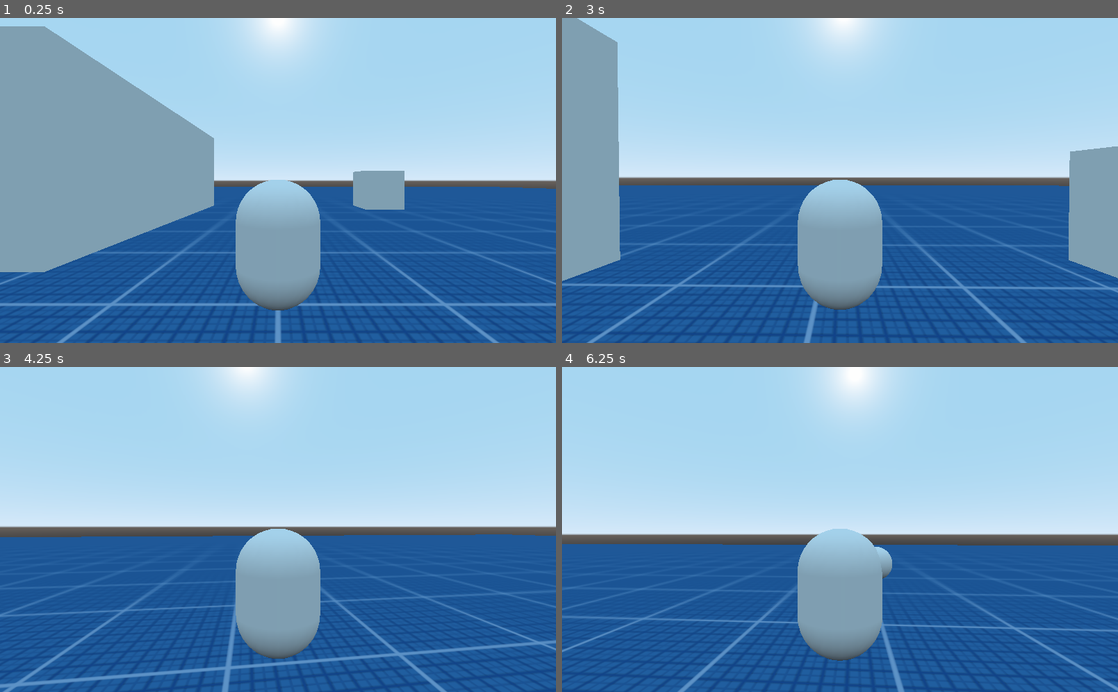
Above: before the commit, frames 1-4 (two rows, left to right).
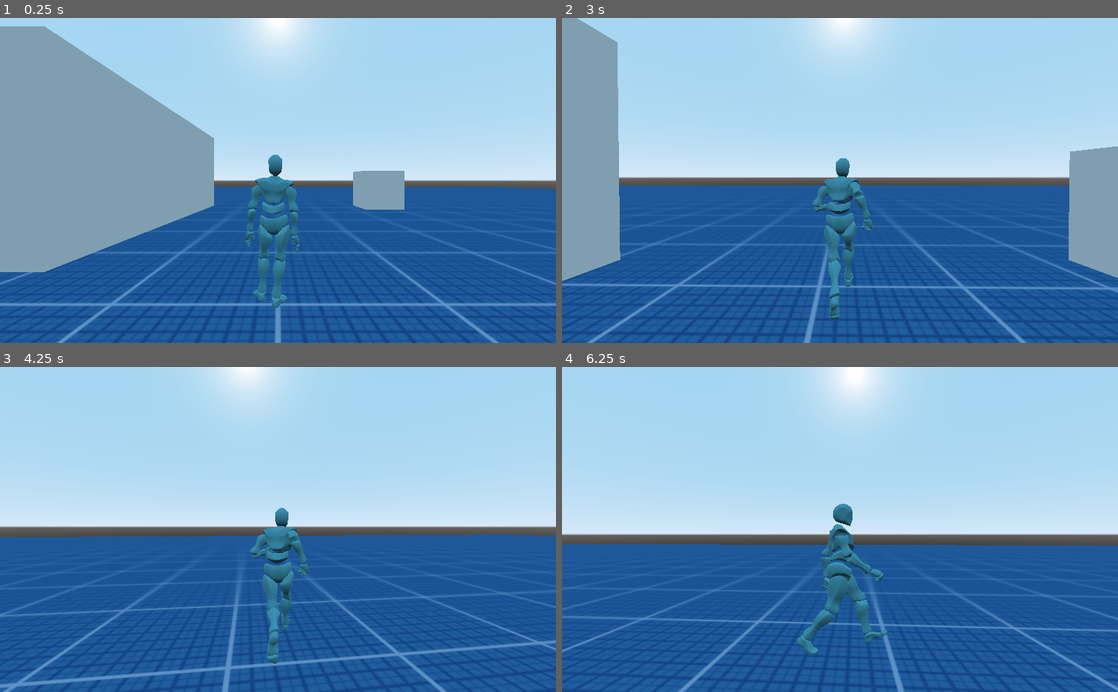
Above: after the commit, the same moments.

Repository: LucasHaug/CompGrafica
Game: Godot game, scene res://scenes/PlayerTestWorld/PlayerTestWorld.tscn
The game is run twice, just before and just after one commit, with the same random seed, the same clock (stepped at 60 frames per second) and the same inputs. This scene is started directly instead of the project's main scene.
Inputs (mouse positions are in pixels of both pictures, inside the frame that each line leads up to):
- Up to frame 1 (0.25 s): no input
- Up to frame 2 (3 s): move the mouse to (867, 180) at 0.52 s; hold Shift (sprint) 0.53-1.28 s; hold W (forward) from 0.53 s (still down); move the mouse to (812, 180) at 1.27 s; tap Shift (sprint) at 1.35, 2.85 s; move the mouse to (851, 174) at 2.02 s; hold Shift (sprint) 2.03-2.78 s; click (851, 174) at 2.1 s; move the mouse to (834, 187) at 2.77 s
- Up to frame 3 (4.25 s): keep holding W (forward); move the mouse to (316, 532) at 3.52 s; hold Shift (sprint) from 3.53 s (still down)
- Up to frame 4 (6.25 s): move the mouse to (795, 526) at 4.27 s; release Shift (sprint) at 4.28 s; click (795, 526) at 4.35 s; tap Shift (sprint) at 4.55, 5.85 s; move the mouse to (845, 529) at 5.02 s; hold Shift (sprint) 5.03-5.78 s; move the mouse to (817, 523) at 5.77 s; release W (forward) at 5.78 s; hold D (right) from 5.78 s (still down)

The runs differ from the first frame. In frame 1, 5.4% of the frame differs, in the area x 42-58%, y 42-90%; in frame 2, 5.4%; in frame 3, 5.4%; in frame 4, 5.8%, in the area x 42-60%, y 42-91%.

Commit message:
🚧 💥 Add basic animation to player

Diff:
--- /dev/null
+++ b/Unnamed/scenes/Player/AnimationBlendTree.tres
@@ -0,0 +1,83 @@
+[gd_resource type="AnimationNodeBlendTree" load_steps=19 format=2]
+
+[sub_resource type="AnimationNodeAnimation" id=2]
+animation = "Bored Idle-loop"
+
+[sub_resource type="AnimationNodeAnimation" id=3]
+animation = "Idle-loop"
+
+[sub_resource type="AnimationNodeAnimation" id=4]
+animation = "Searching Idle-loop"
+
+[sub_resource type="AnimationNodeAnimation" id=5]
+animation = "Standing Idle-loop"
+
+[sub_resource type="AnimationNodeStateMachineTransition" id=6]
+xfade_time = 0.3
+
+[sub_resource type="AnimationNodeStateMachineTransition" id=7]
+switch_mode = 2
+auto_advance = true
+xfade_time = 0.3
+
+[sub_resource type="AnimationNodeStateMachineTransition" id=8]
+xfade_time = 0.3
+
+[sub_resource type="AnimationNodeStateMachineTransition" id=9]
+switch_mode = 2
+auto_advance = true
+xfade_time = 0.3
+
+[sub_resource type="AnimationNodeStateMachineTransition" id=10]
+xfade_time = 0.3
+
+[sub_resource type="AnimationNodeStateMachineTransition" id=11]
+xfade_time = 0.3
+
+[sub_resource type="AnimationNodeStateMachineTransition" id=12]
+xfade_time = 0.3
+
+[sub_resource type="AnimationNodeStateMachineTransition" id=13]
+xfade_time = 0.3
+
+[sub_resource type="AnimationNodeStateMachine" id=14]
+"states/Bored Idle/node" = SubResource( 2 )
+"states/Bored Idle/position" = Vector2( 194, 103 )
+states/Idle/node = SubResource( 3 )
+states/Idle/position = Vector2( 376, 103 )
+"states/Searching Idle/node" = SubResource( 4 )
+"states/Searching Idle/position" = Vector2( 570, 103 )
+"states/Standing Idle-loop/node" = SubResource( 5 )
+"states/Standing Idle-loop/position" = Vector2( 376, -27.5608 )
+transitions = [ "Idle", "Bored Idle", SubResource( 6 ), "Bored Idle", "Idle", SubResource( 7 ), "Idle", "Searching Idle", SubResource( 8 ), "Searching Idle", "Idle", SubResource( 9 ), "Standing Idle-loop", "Idle", SubResource( 10 ), "Bored Idle", "Standing Idle-loop", SubResource( 11 ), "Searching Idle", "Standing Idle-loop", SubResource( 12 ), "Idle", "Standing Idle-loop", SubResource( 13 ) ]
+start_node = "Standing Idle-loop"
+graph_offset = Vector2( 0, -118.338 )
+
+[sub_resource type="AnimationNodeBlend3" id=15]
+
+[sub_resource type="AnimationNodeAnimation" id=16]
+animation = "Running-loop"
+
+[sub_resource type="AnimationNodeTimeScale" id=17]
+
+[sub_resource type="AnimationNodeAnimation" id=18]
+animation = "Walking-loop"
+
+[sub_resource type="AnimationNodeTimeScale" id=19]
+
+[resource]
+graph_offset = Vector2( -130.625, -121.559 )
+nodes/idle_fsm/node = SubResource( 14 )
+nodes/idle_fsm/position = Vector2( 60, -80 )
+nodes/iwr_blend/node = SubResource( 15 )
+nodes/iwr_blend/position = Vector2( 480, 20 )
+nodes/output/position = Vector2( 760, -60 )
+nodes/run/node = SubResource( 16 )
+nodes/run/position = Vector2( 60, 200 )
+nodes/run_scale/node = SubResource( 17 )
+nodes/run_scale/position = Vector2( 280, 200 )
+nodes/walk/node = SubResource( 18 )
+nodes/walk/position = Vector2( 60, 60 )
+nodes/walk_scale/node = SubResource( 19 )
+nodes/walk_scale/position = Vector2( 280, 60 )
+node_connections = [ "output", 0, "iwr_blend", "iwr_blend", 0, "idle_fsm", "iwr_blend", 1, "walk_scale", "iwr_blend", 2, "run_scale", "walk_scale", 0, "walk", "run_scale", 0, "run" ]
--- /dev/null
+++ b/Unnamed/scenes/Player/AnimationController.gd
@@ -0,0 +1,36 @@
+extends Node
+
+export(NodePath) onready var anim_tree = self.get_node(anim_tree) as AnimationTree
+
+const WALK_SCALE : float = 1.0
+const RUN_SCALE : float = 1.0
+
+var iwr_blend_setpoint : float = -1 # starts at idle
+var moving_speed : float = 0
+
+func _idle_callback():
+	iwr_blend_setpoint = -1
+	anim_tree.get("parameters/playback").travel("idle")
+
+
+func _walk_callback(mov_speed : float):
+	iwr_blend_setpoint = 0
+	moving_speed = mov_speed
+	anim_tree.get("parameters/playback").travel("walk")
+
+
+func _run_callback(mov_speed : float):
+	iwr_blend_setpoint = 1
+	anim_tree.get("parameters/playback").travel("run")
+
+
+func _ready():
+	var my_player : Spatial = self.get_parent()
+	my_player.connect("walk_signal", self, "_walk_callback")
+	my_player.connect("run_signal", self, "_run_callback")
+	my_player.connect("idle_signal", self, "_idle_callback")
+
+func _physics_process(delta):
+	pass
+#	var actual_iwr_blend : float = anim_tree.get("parameters/iwr_blend/blend_amount")
+#	anim_tree.set("parameters/iwr_blend/blend_amount", lerp(actual_iwr_blend, iwr_blend_setpoint, delta * 5))
--- a/Unnamed/scenes/Player/Player.gd
+++ b/Unnamed/scenes/Player/Player.gd
@@ -1,6 +1,7 @@
 extends KinematicBody
 
-#export (NodePath) onready var body = self.get_node(body) as Position3D
+export(NodePath) onready var visual = self.get_node(visual) as Spatial
+export(NodePath) onready var camroot = self.get_node(camroot) as Spatial
 
 const g : float = -20.0 # m/s²
 
@@ -16,43 +17,64 @@
 #var de_acc : float = 5 # m/s²
 var angular_acceleration : float = 7 # º/s²
 
-
 #var has_jumped : bool = false
 #var jump_initial_vel : float = 5 # m/s
 
-# Called when the node enters the scene tree for the first time.
-func _ready():
-	pass # Replace with function body.
+enum anim_signals {
+	WALK,
+	RUN,
+	IDLE
+}
+
+var cur_signal : int = anim_signals.IDLE
+var cur_mov_speed : float = 0
+
+signal walk_signal(mov_speed)
+signal run_signal(mov_speed)
+signal idle_signal()
 
 
-# Called every frame. 'delta' is the elapsed time since the previous frame.
+func _ready():
+	pass
+
+
 func _physics_process(delta):
 
-	var h_rot : float = $Camroot/h.global_transform.basis.get_euler().y
+	var h_rot : float = camroot.get_child(0).global_transform.basis.get_euler().y
 
-
-	if Input.is_action_pressed("forward") ||  Input.is_action_pressed("backward") ||  Input.is_action_pressed("left") ||  Input.is_action_pressed("right"):
+	if Input.is_action_pressed("forward") or Input.is_action_pressed("backward") or Input.is_action_pressed("left") or Input.is_action_pressed("right"):
 		var input_left : float = Input.get_action_strength("left") - Input.get_action_strength("right")
 		var input_forward : float = Input.get_action_strength("forward") - Input.get_action_strength("backward")
+		var walk_multiplier : float = 1
 
-		# Map from square to circle
-		var mapped_left : float = input_left * sqrt(1 - input_forward*input_forward / 2)
-		var mapped_forward : float = input_forward * sqrt(1 - input_left*input_left / 2)
+		direction = Vector3(-input_left, 0,-input_forward)
 
-		direction = Vector3(-mapped_left, 0,-mapped_forward)
+		if direction.length_squared() < 0.3:
+			walk_multiplier = 0.5
+
 		direction = direction.rotated(Vector3.UP, h_rot).normalized()
 
-		if Input.is_action_pressed("sprint"): #&& $AnimationTree.get("parameters/aim_transition/current") == 1:
+		if Input.is_action_pressed("sprint"):
 			movement_speed = run_speed
-#			$AnimationTree.set("parameters/iwr_blend/blend_amount", lerp($AnimationTree.get("parameters/iwr_blend/blend_amount"), 1, delta * acceleration))
+
+			if cur_signal != anim_signals.RUN:
+				self.emit_signal("run_signal", movement_speed)
+				cur_signal = anim_signals.RUN
 		else:
-			movement_speed = walk_speed
-#			$AnimationTree.set("parameters/iwr_blend/blend_amount", lerp($AnimationTree.get("parameters/iwr_blend/blend_amount"), 0, delta * acceleration))
+			movement_speed = walk_speed * walk_multiplier
+
+			if cur_signal != anim_signals.WALK or cur_mov_speed != movement_speed:
+				self.emit_signal("walk_signal", movement_speed)
+				cur_signal = anim_signals.WALK
+				cur_mov_speed = movement_speed
 	else:
 		movement_speed = 0
 
+		if cur_signal != anim_signals.IDLE:
+			self.emit_signal("idle_signal")
+			cur_signal = anim_signals.IDLE
+
 	velocity = lerp(velocity, direction * movement_speed, acceleration * delta)
-
 
 	move_and_slide(velocity + Vector3.UP * vertical_velocity, Vector3.UP)
 
@@ -61,7 +83,7 @@
 	else:
 		vertical_velocity = 0
 
-	$Mesh.rotation.y = lerp_angle($Mesh.rotation.y, atan2(-direction.x, -direction.z), angular_acceleration * delta)
+	visual.rotation.y = lerp_angle(visual.rotation.y, atan2(-direction.x, -direction.z), angular_acceleration * delta)
 
 
 #	vel.y += g * delta
@@ -90,7 +112,7 @@
 
 #	print(actual_vel)
 
-func _input(event):
+func _input(_event):
 	pass
 #
 #	if Input.is_action_just_pressed("jump"):
--- a/Unnamed/scenes/Player/Player.tscn
+++ b/Unnamed/scenes/Player/Player.tscn
@@ -1,22 +1,80 @@
-[gd_scene load_steps=6 format=2]
+[gd_scene load_steps=21 format=2]
 
 [ext_resource path="res://scenes/Player/Player.gd" type="Script" id=1]
 [ext_resource path="res://scenes/Player/Camera.gd" type="Script" id=2]
+[ext_resource path="res://scenes/Player/ybot.tscn" type="PackedScene" id=3]
+[ext_resource path="res://scenes/Player/AnimationController.gd" type="Script" id=4]
 
-[sub_resource type="CapsuleMesh" id=1]
-radius = 0.5
-mid_height = 0.5
-
-[sub_resource type="SphereMesh" id=2]
-radius = 0.2
-height = 0.4
-
-[sub_resource type="CapsuleShape" id=3]
+[sub_resource type="CapsuleShape" id=1]
 radius = 0.5
 height = 0.5
 
+[sub_resource type="AnimationNodeAnimation" id=2]
+animation = "Standing Idle-loop"
+
+[sub_resource type="AnimationNodeAnimation" id=3]
+animation = "Running-loop"
+
+[sub_resource type="AnimationNodeTimeScale" id=4]
+
+[sub_resource type="AnimationNodeBlendTree" id=5]
+nodes/Animation/node = SubResource( 3 )
+nodes/Animation/position = Vector2( 120, 140 )
+nodes/output/position = Vector2( 500, 160 )
+nodes/scale/node = SubResource( 4 )
+nodes/scale/position = Vector2( 320, 140 )
+node_connections = [ "scale", 0, "Animation", "output", 0, "scale" ]
+
+[sub_resource type="AnimationNodeAnimation" id=6]
+animation = "Walking-loop"
+
+[sub_resource type="AnimationNodeTimeScale" id=7]
+
+[sub_resource type="AnimationNodeBlendTree" id=8]
+nodes/Animation/node = SubResource( 6 )
+nodes/Animation/position = Vector2( 100, 140 )
+nodes/output/position = Vector2( 520, 140 )
+nodes/scale/node = SubResource( 7 )
+nodes/scale/position = Vector2( 320, 140 )
+node_connections = [ "scale", 0, "Animation", "output", 0, "scale" ]
+
+[sub_resource type="AnimationNodeStateMachineTransition" id=9]
+xfade_time = 0.3
+
+[sub_resource type="AnimationNodeStateMachineTransition" id=10]
+xfade_time = 0.3
+
+[sub_resource type="AnimationNodeStateMachineTransition" id=11]
+switch_mode = 1
+xfade_time = 0.3
+
+[sub_resource type="AnimationNodeStateMachineTransition" id=12]
+switch_mode = 2
+xfade_time = 0.3
+
+[sub_resource type="AnimationNodeStateMachineTransition" id=13]
+xfade_time = 0.5
+
+[sub_resource type="AnimationNodeStateMachineTransition" id=14]
+xfade_time = 0.5
+
+[sub_resource type="AnimationNodeStateMachine" id=15]
+states/idle/node = SubResource( 2 )
+states/idle/position = Vector2( 394, 91 )
+states/run/node = SubResource( 5 )
+states/run/position = Vector2( 539, 204 )
+states/walk/node = SubResource( 8 )
+states/walk/position = Vector2( 246, 204 )
+transitions = [ "idle", "walk", SubResource( 9 ), "walk", "idle", SubResource( 10 ), "walk", "run", SubResource( 11 ), "run", "walk", SubResource( 12 ), "run", "idle", SubResource( 13 ), "idle", "run", SubResource( 14 ) ]
+start_node = "idle"
+graph_offset = Vector2( 0, -25.2008 )
+
+[sub_resource type="AnimationNodeStateMachinePlayback" id=16]
+
 [node name="Player" type="KinematicBody"]
 script = ExtResource( 1 )
+visual = NodePath("Visual")
+camroot = NodePath("Camroot")
 
 [node name="Camroot" type="Spatial" parent="."]
 script = ExtResource( 2 )
@@ -31,18 +89,25 @@
 current = true
 process_mode = 1
 
-[node name="Mesh" type="Spatial" parent="."]
-
-[node name="MeshInstance" type="MeshInstance" parent="Mesh"]
-transform = Transform( 1, 0, 0, 0, -4.37114e-08, -1, 0, 1, -4.37114e-08, 0, 0.75, 0 )
-mesh = SubResource( 1 )
-material/0 = null
-
-[node name="MeshInstance" type="MeshInstance" parent="Mesh/MeshInstance"]
-transform = Transform( 1, 0, 0, 0, 1, 0, 0, 0, 1, 0, -0.428653, -0.331322 )
-mesh = SubResource( 2 )
-material/0 = null
-
 [node name="CollisionShape" type="CollisionShape" parent="."]
 transform = Transform( 1, 0, 0, 0, -4.37114e-08, -1, 0, 1, -4.37114e-08, 0, 0.75, 0 )
-shape = SubResource( 3 )
+shape = SubResource( 1 )
+
+[node name="Visual" type="Spatial" parent="."]
+
+[node name="ybot" parent="Visual" instance=ExtResource( 3 )]
+transform = Transform( -1, 0, -8.74228e-08, 0, 1, 0, 8.74228e-08, 0, -1, 0, 0, 0 )
+
+[node name="AnimationTree" type="AnimationTree" parent="."]
+tree_root = SubResource( 15 )
+anim_player = NodePath("../Visual/ybot/AnimationPlayer")
+active = true
+parameters/playback = SubResource( 16 )
+parameters/run/scale/scale = 1.0
+parameters/walk/scale/scale = 1.0
+
+[node name="AnimationController" type="Node" parent="."]
+script = ExtResource( 4 )
+anim_tree = NodePath("../AnimationTree")
+
+[editable path="Visual/ybot"]
--- /dev/null
+++ b/Unnamed/scenes/Player/ybot.tscn
@@ -0,0 +1,5 @@
+[gd_scene load_steps=2 format=2]
+
+[ext_resource path="res://assets/models/ybot/ybot.gltf" type="PackedScene" id=1]
+
+[node name="ybot" instance=ExtResource( 1 )]
--- a/Unnamed/scenes/PlayerTestWorld/PlayerTestWorld.tscn
+++ b/Unnamed/scenes/PlayerTestWorld/PlayerTestWorld.tscn
@@ -18,6 +18,9 @@
 
 [sub_resource type="CubeMesh" id=4]
 
+[sub_resource type="ConcavePolygonShape" id=5]
+data = PoolVector3Array( -1, 1, 1, 1, 1, 1, -1, -1, 1, 1, 1, 1, 1, -1, 1, -1, -1, 1, 1, 1, -1, -1, 1, -1, 1, -1, -1, -1, 1, -1, -1, -1, -1, 1, -1, -1, 1, 1, 1, 1, 1, -1, 1, -1, 1, 1, 1, -1, 1, -1, -1, 1, -1, 1, -1, 1, -1, -1, 1, 1, -1, -1, -1, -1, 1, 1, -1, -1, 1, -1, -1, -1, 1, 1, 1, -1, 1, 1, 1, 1, -1, -1, 1, 1, -1, 1, -1, 1, 1, -1, -1, -1, 1, 1, -1, 1, -1, -1, -1, 1, -1, 1, 1, -1, -1, -1, -1, -1 )
+
 [sub_resource type="ConcavePolygonShape" id=6]
 data = PoolVector3Array( -1, 1, 1, 1, 1, 1, -1, -1, 1, 1, 1, 1, 1, -1, 1, -1, -1, 1, 1, 1, -1, -1, 1, -1, 1, -1, -1, -1 …(284 unchanged characters)…
 
@@ -30,10 +33,7 @@
 [sub_resource type="ConcavePolygonShape" id=9]
 data = PoolVector3Array( -1, 1, 1, 1, 1, 1, -1, -1, 1, 1, 1, 1, 1, -1, 1, -1, -1, 1, 1, 1, -1, -1, 1, -1, 1, -1, -1, -1 …(284 unchanged characters)…
 
-[sub_resource type="ConcavePolygonShape" id=10]
-data = PoolVector3Array( -1, 1, 1, 1, 1, 1, -1, -1, 1, 1, 1, 1, 1, -1, 1, -1, -1, 1, 1, 1, -1, -1, 1, -1, 1, -1, -1, -1, 1, -1, -1, -1, -1, 1, -1, -1, 1, 1, 1, 1, 1, -1, 1, -1, 1, 1, 1, -1, 1, -1, -1, 1, -1, 1, -1, 1, -1, -1, 1, 1, -1, -1, -1, -1, 1, 1, -1, -1, 1, -1, -1, -1, 1, 1, 1, -1, 1, 1, 1, 1, -1, -1, 1, 1, -1, 1, -1, 1, 1, -1, -1, -1, 1, 1, -1, 1, -1, -1, -1, 1, -1, 1, 1, -1, -1, -1, -1, -1 )
-
-[sub_resource type="CubeMesh" id=5]
+[sub_resource type="CubeMesh" id=10]
 size = Vector3( 1, 4, 10 )
 
 [sub_resource type="ConcavePolygonShape" id=11]
Not shown: 8 places in Unnamed/scenes/PlayerTestWorld/PlayerTestWorld.tscn that only renumber resources
